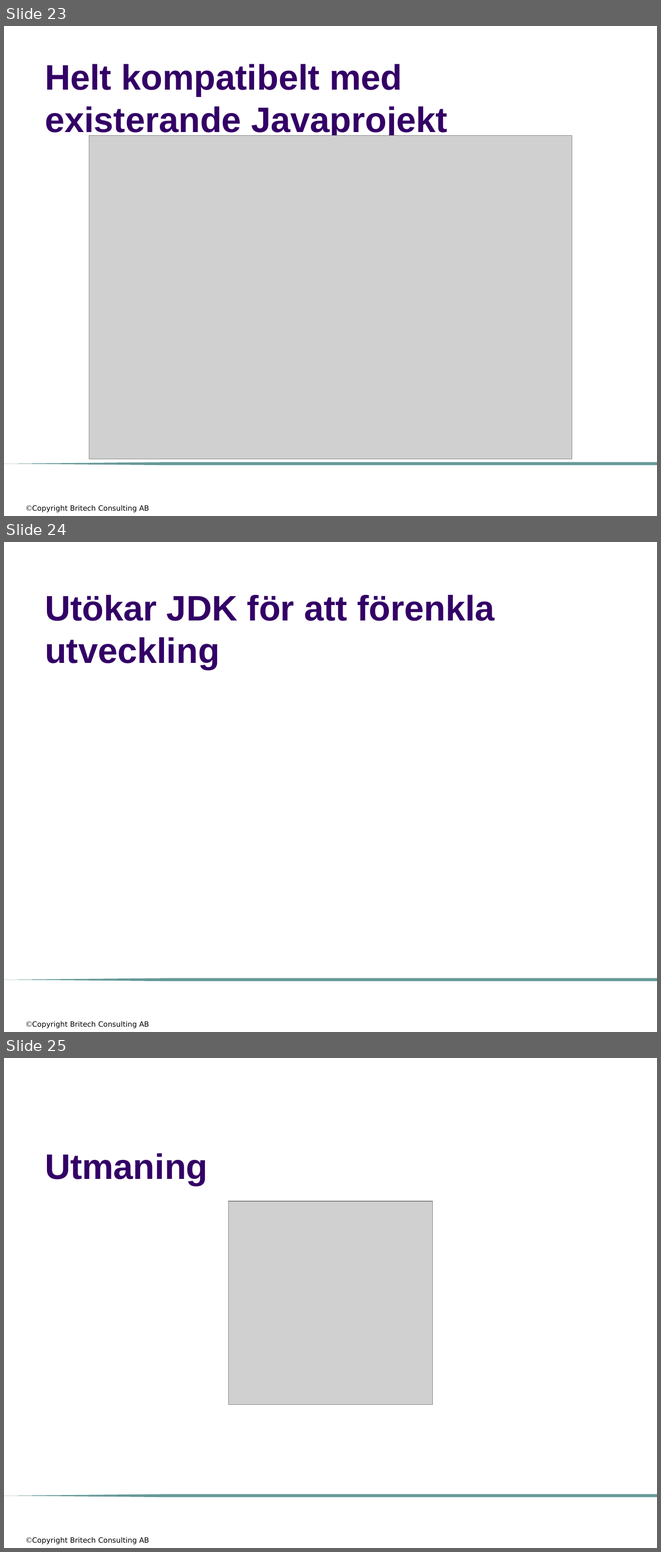
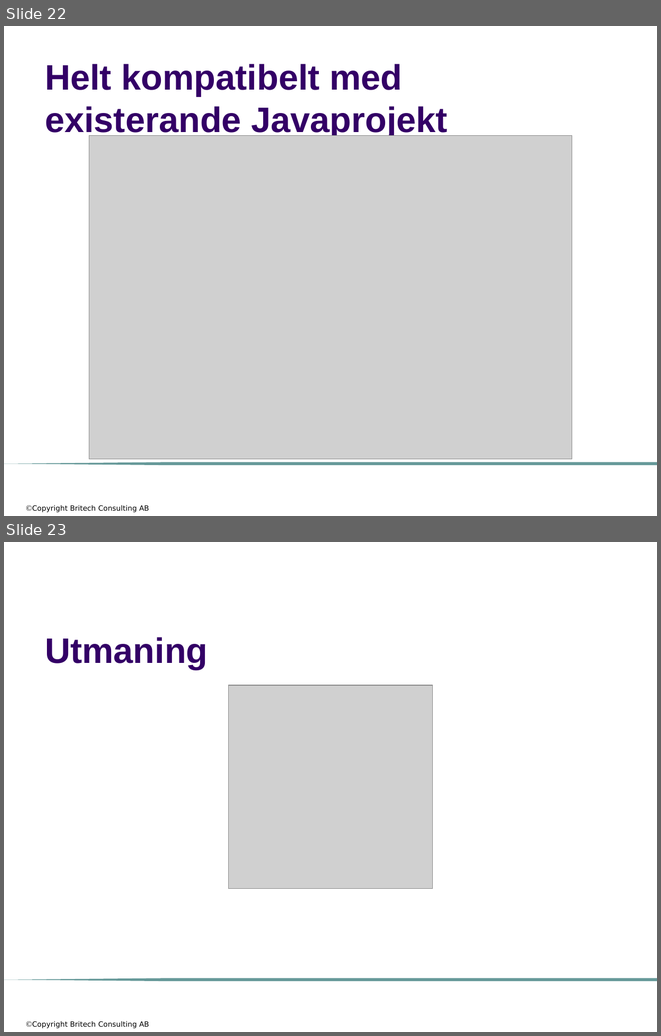
Before and after one commit to me97esn/groovyseminarium, a slide deck: groovyseminarie/dokument/groovyseminarium_source_w_logo.pptx. Shown one above the other, each under a label of ours: slides 23, 24 and 25 before the commit, slides 22 and 23 after it. The pictures are 661x1552 and 661x1036 pixels, drawn with LibreOffice and Linux fonts; fonts in the diff are those of the drawing; grey boxes stand for pictures; background and template pictures are left out. Boxes give left, top, right and bottom in pixels: in the first picture for what was removed or moved away, otherwise in the second. Text is boxed around its words. In the diff, an @@ line names an element or a change of style, - is before the commit and + after.

```diff
--- a/groovyseminarie/dokument/groovyseminarium_source_w_logo.pptx
+++ b/groovyseminarie/dokument/groovyseminarium_source_w_logo.pptx
@@ slide 24 removed at (x1=4, y1=542, x2=657, y2=1032), background #FFFFFF; not listed: 2 template elements that a slide beside it also shows @@
@@ title removed at (x1=45, y1=594, x2=494, y2=669) @@
-Utökar JDK för att förenkla utveckling
@@ what was slide 23 is now slide 22 @@
@@ what was slide 25 is now slide 23 @@
```
Also in this commit, not shown: 8 slides changed, 1 slide added, 2 other slides removed, 5 other files.
